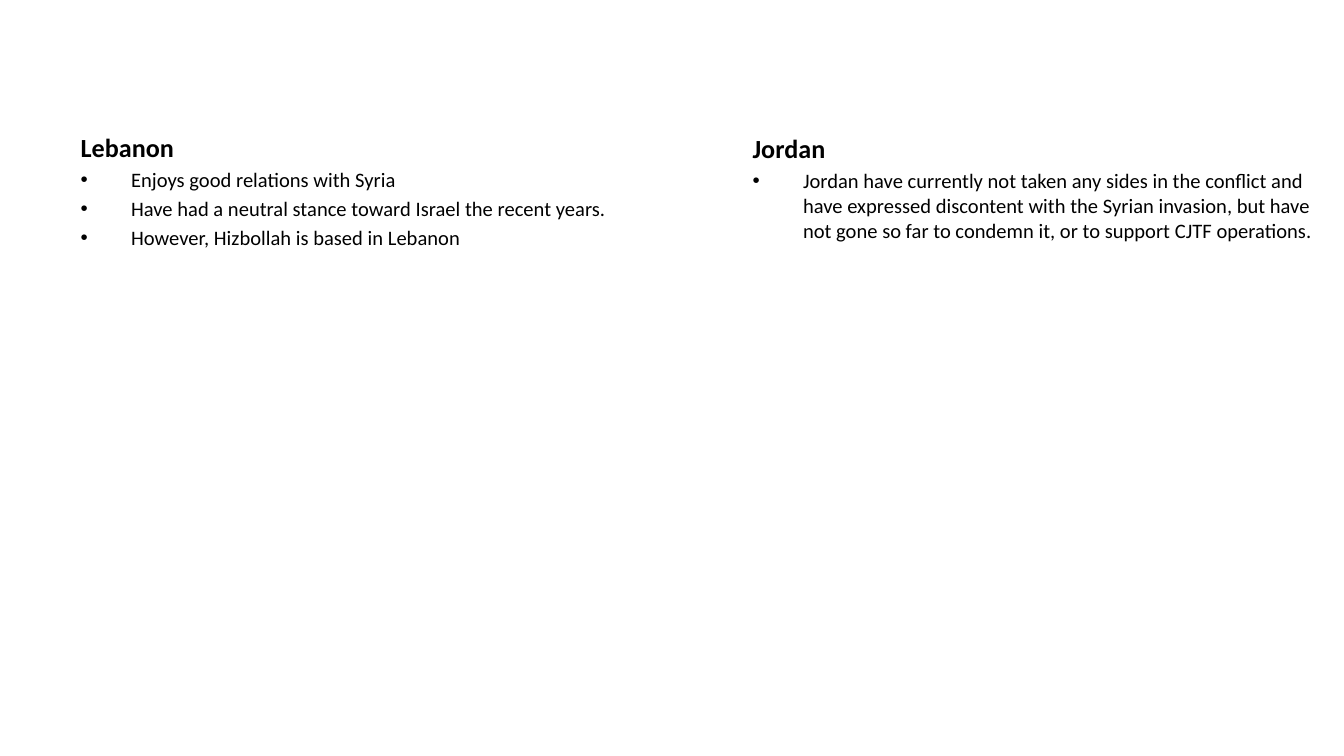
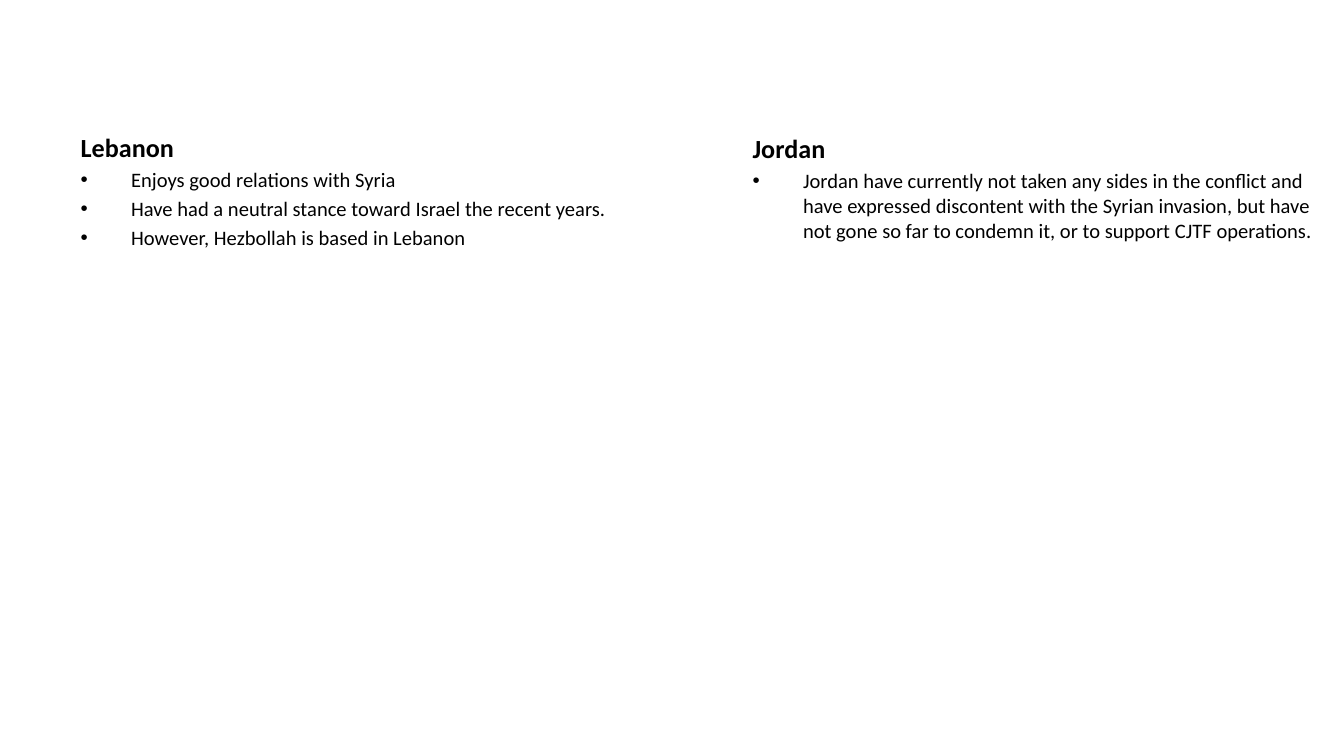
Before and after one commit to 132nd-vWing/OPAR-Brief, a slide deck: slide 8 of UNDER DEVELOPMENT/132nd OP ACTIVE RESOLVE Introduction Brief.pptx. Drawn at 1344x756 pixels with LibreOffice and Linux fonts; fonts in the diff are those of the drawing; background and template pictures are left out. Boxes give left, top, right and bottom in pixels: in the first picture for what was removed or moved away, otherwise in the second. Text is boxed around its words. In the diff, an @@ line names an element or a change of style, - is before the commit and + after.

```diff
--- a/UNDER DEVELOPMENT/132nd OP ACTIVE RESOLVE Introduction Brief.pptx
+++ b/UNDER DEVELOPMENT/132nd OP ACTIVE RESOLVE Introduction Brief.pptx
@@ text at box(131, 230, 465, 248): text changed @@
-• However, Hizbollah is based in Lebanon
+• However, Hezbollah is based in Lebanon
```
Also in this commit, not shown: 5 other slides changed, 12 other files.
